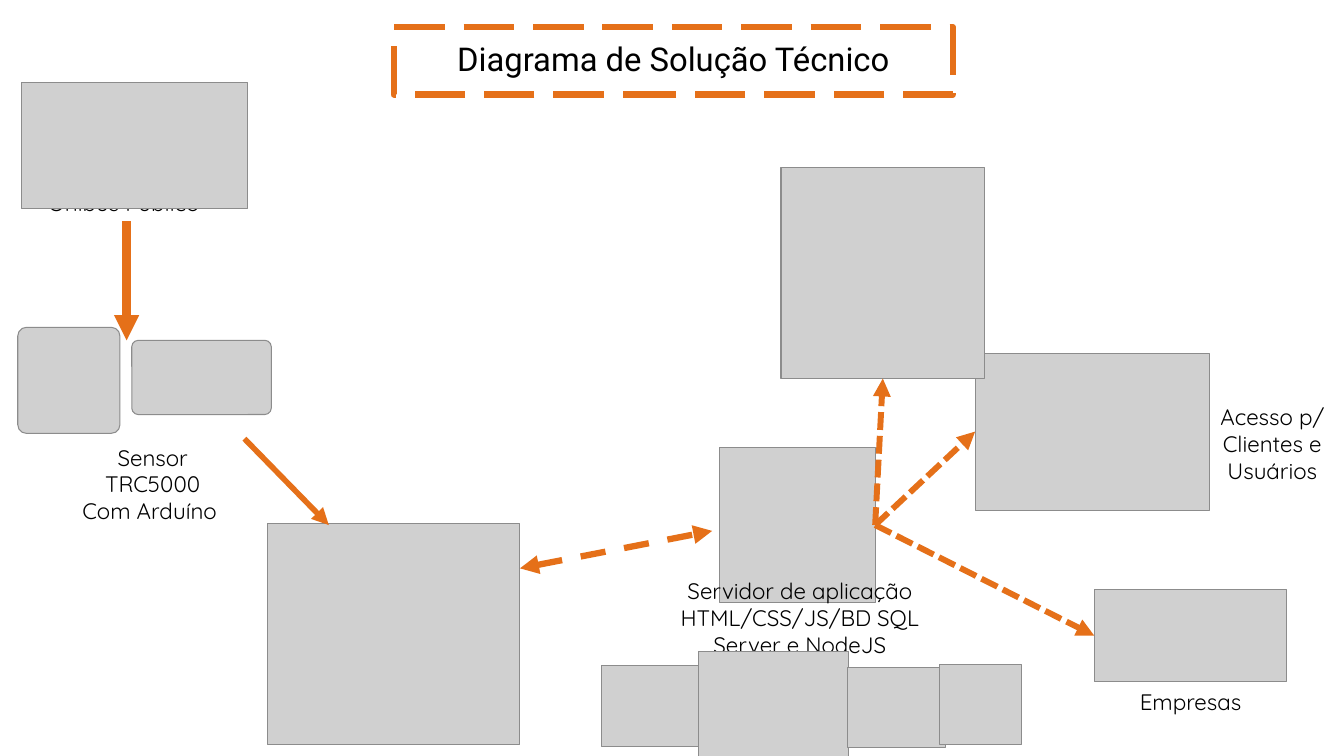
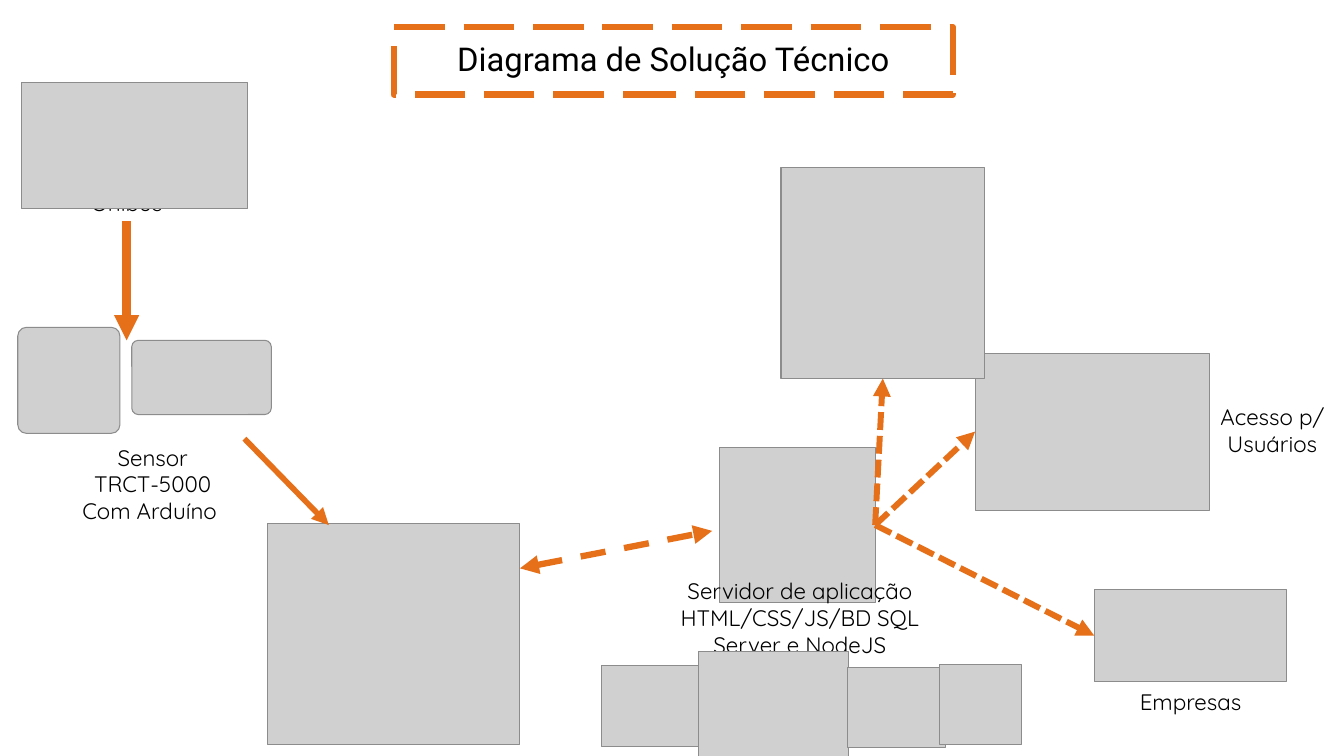
Before and after one commit to diegozn/busfacility, a slide deck: slide 7 of Apresentação/Sprint 2.pptx. Drawn at 1344x756 pixels with LibreOffice and Linux fonts; fonts in the diff are those of the drawing; grey boxes stand for pictures. Boxes give left, top, right and bottom in pixels: in the first picture for what was removed or moved away, otherwise in the second. Text is boxed around its words. In the diff, an @@ line names an element or a change of style, - is before the commit and + after.

```diff
--- a/Apresentação/Sprint 2.pptx
+++ b/Apresentação/Sprint 2.pptx
@@ text at <box>91,208,162,217</box>: text changed @@
-Ônibus Público
+Ônibus
@@ text at <box>1220,407,1324,453</box>: text changed @@
-Acesso p/ Clientes e Usuários
+Acesso p/ Usuários
@@ text at <box>94,450,211,493</box>: text changed @@
-Sensor TRC5000
+Sensor TRCT-5000
```
Also in this commit, not shown: 6 other slides changed, 1 other file.
